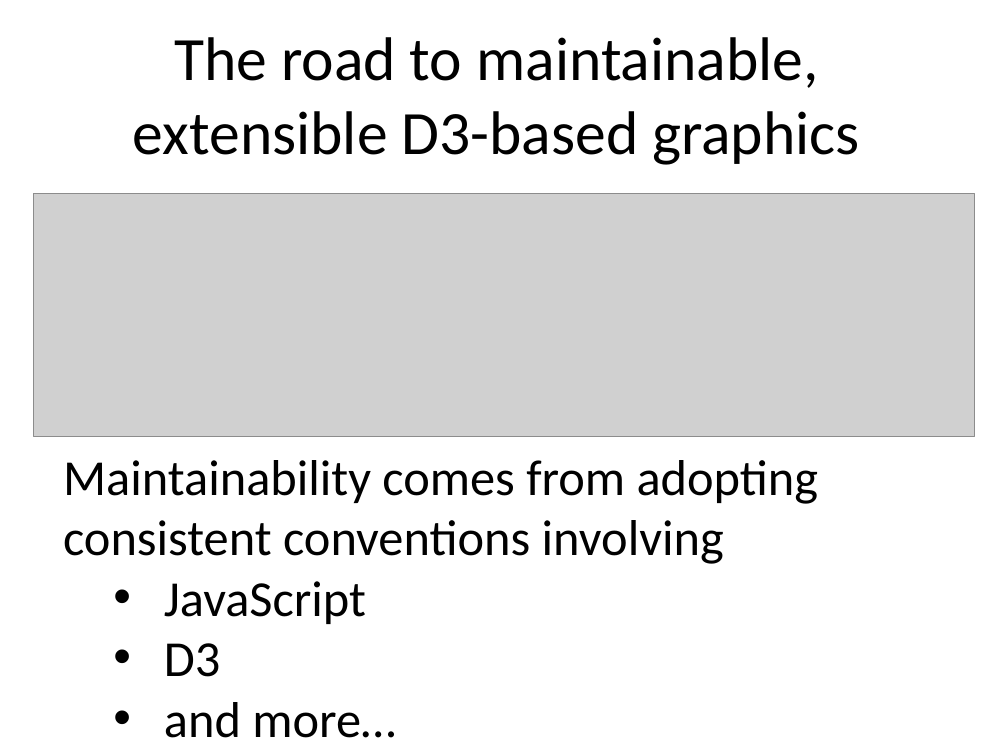
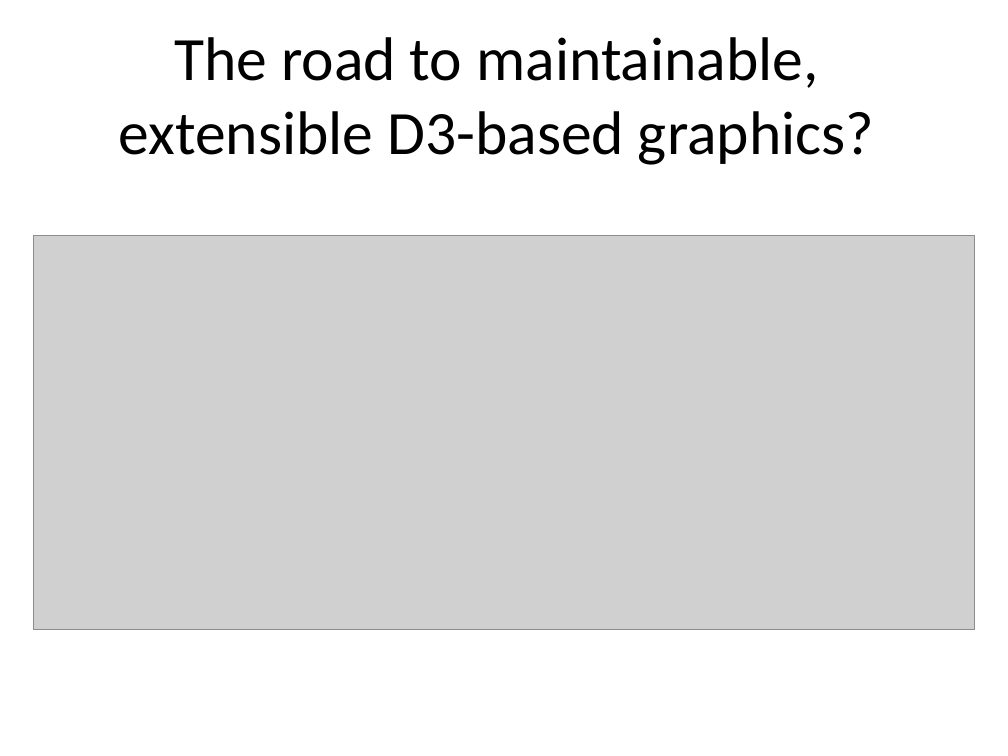
Before and after one commit to benralexander/lv, a slide deck: slide 7 of myD3_latest_c.ppt. Drawn at 1008x756 pixels with LibreOffice and Linux fonts; fonts in the diff are those of the drawing; grey boxes stand for pictures. Boxes give left, top, right and bottom in pixels: in the first picture for what was removed or moved away, otherwise in the second. Text is boxed around its words. In the diff, an @@ line names an element or a change of style, - is before the commit and + after.

```diff
--- a/myD3_latest_c.ppt
+++ b/myD3_latest_c.ppt
@@ title at <box>119,37,874,165</box>: text changed @@
-The road to maintainable, extensible D3-based graphics
+The road to maintainable, extensible D3-based graphics?
@@ picture: place and size @@
-picture at <box>33,194,974,437</box>
+picture at <box>33,235,974,630</box>
@@ text removed at <box>63,460,819,738</box> @@
-Maintainability comes from adopting consistent conventions involving
-  • JavaScript
-  • D3
-  • and more…
```
Also in this commit, not shown: 4 other slides changed, 8 slides added.
